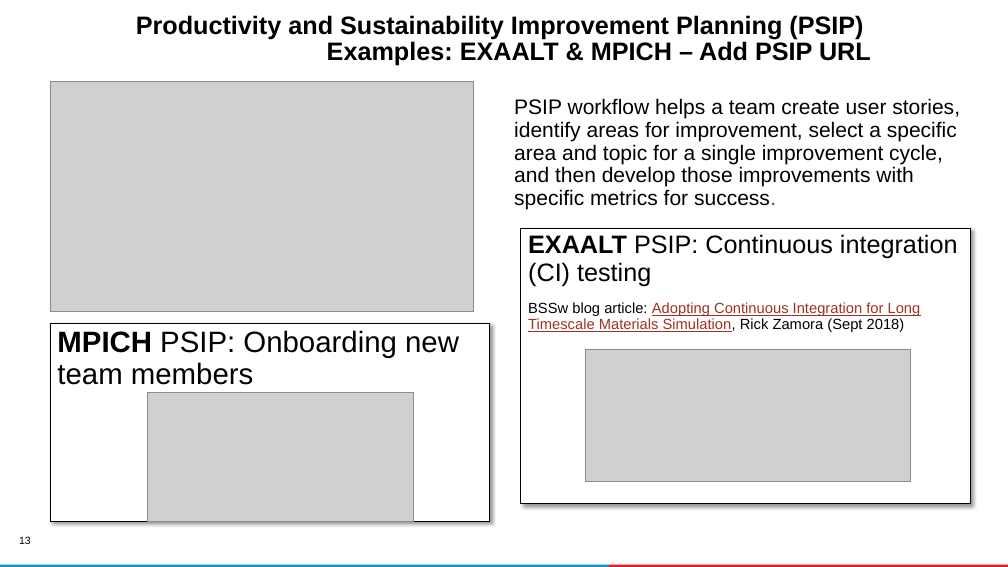
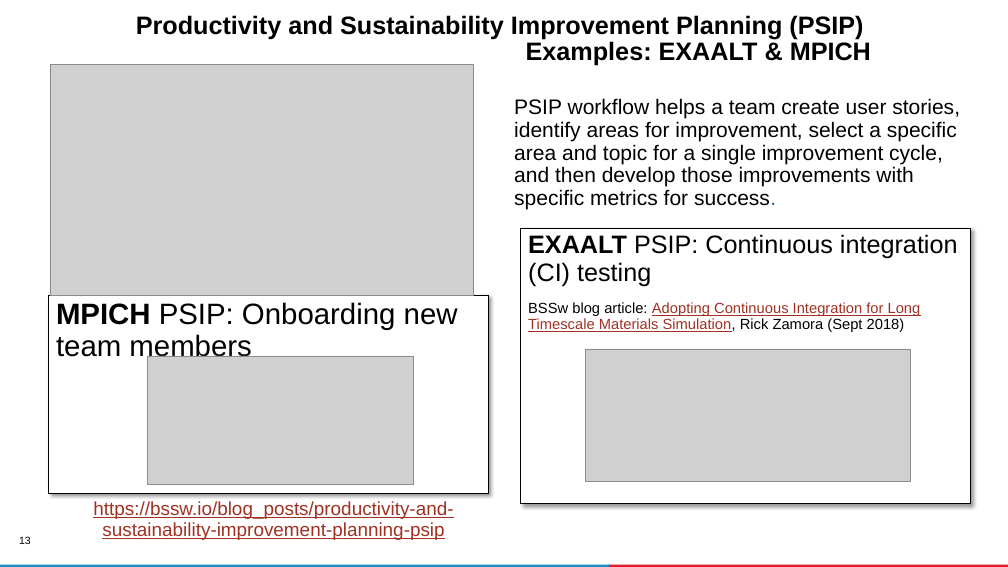
Before and after one commit to betterscientificsoftware/bssw-tutorial, a slide deck: slide 13 of presentations/final-presentations/2020-08-06-atpesc/06-agile-redux.pptx. Drawn at 1008x567 pixels with LibreOffice and Linux fonts; fonts in the diff are those of the drawing; grey boxes stand for pictures; background and template pictures are left out. Boxes give left, top, right and bottom in pixels: in the first picture for what was removed or moved away, otherwise in the second. Text is boxed around its words. In the diff, an @@ line names an element or a change of style, - is before the commit and + after.

Commit message:
Added PSIP link

```diff
--- a/presentations/final-presentations/2020-08-06-atpesc/06-agile-redux.pptx
+++ b/presentations/final-presentations/2020-08-06-atpesc/06-agile-redux.pptx
@@ title at (x1=136, y1=15, x2=871, y2=65): text changed @@
-Productivity and Sustainability Improvement Planning (PSIP)
-Examples: EXAALT & MPICH – Add PSIP URL
+Productivity and Sustainability Improvement Planning (PSIP)
+Examples: EXAALT & MPICH
@@ picture moved from (x1=50, y1=81, x2=474, y2=312) to (x1=50, y1=65, x2=474, y2=296) @@
@@ text "MPICH PSIP: Onboarding new team ..." moved from (x1=50, y1=324, x2=489, y2=521) to (x1=48, y1=296, x2=488, y2=493) @@
@@ picture moved from (x1=147, y1=392, x2=414, y2=521) to (x1=147, y1=356, x2=414, y2=485) @@
@@ text added at (x1=93, y1=501, x2=453, y2=540), 18 pt, text #A03123, underline @@
+https://bssw.io/blog_posts/productivity-and-sustainability-improvement-planning-psip
```
